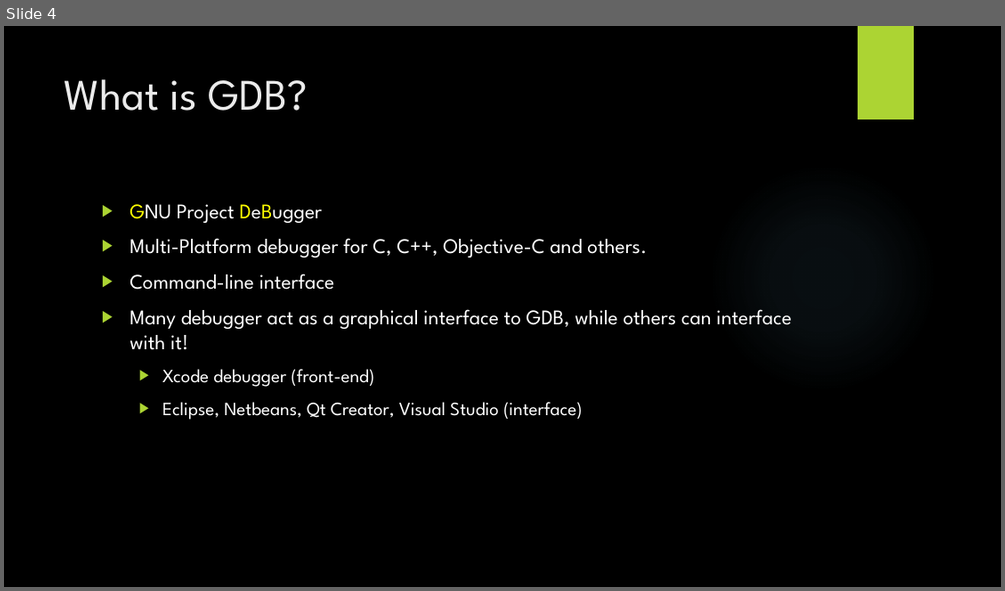
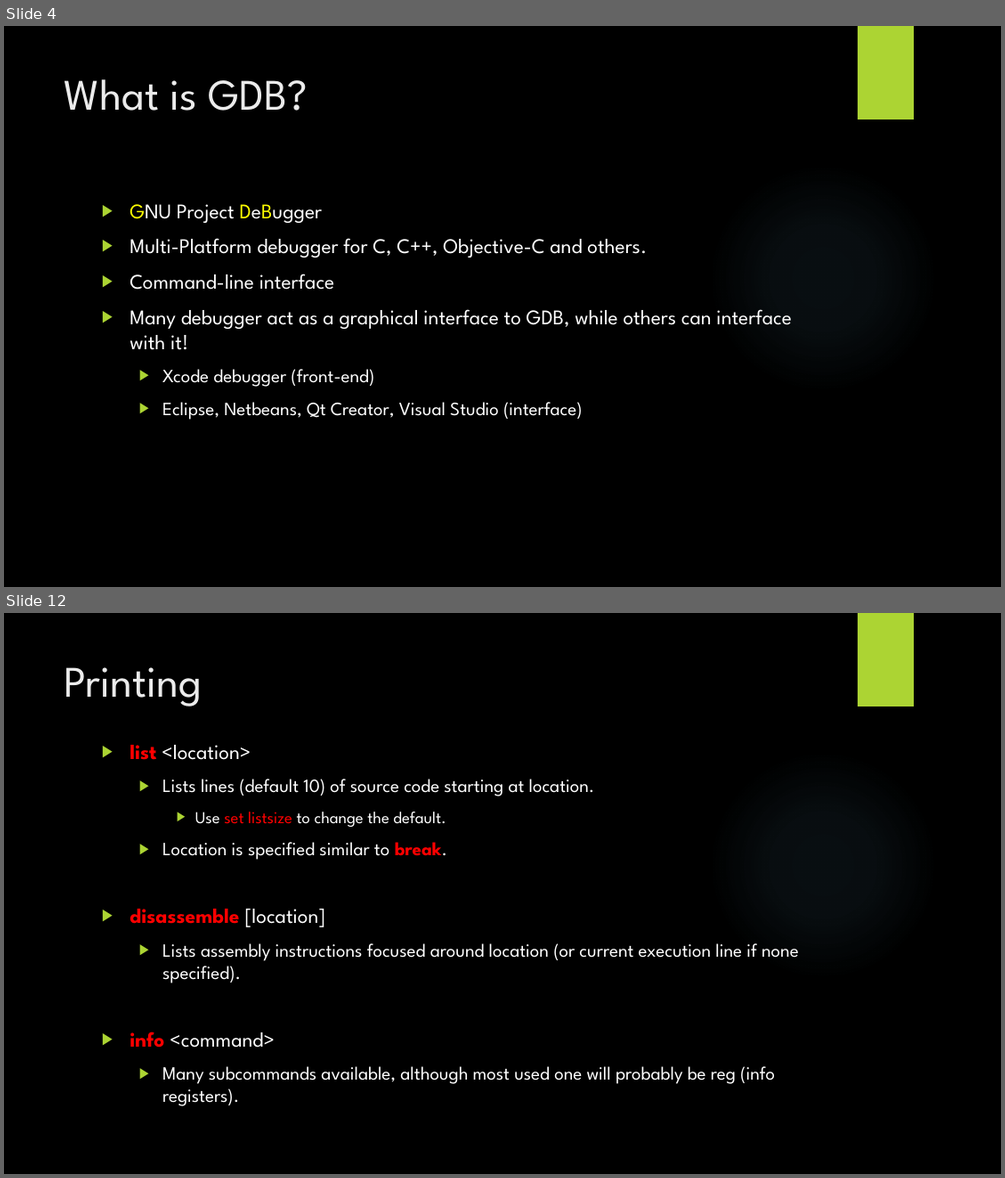
Before and after one commit to mbaccia514/LUG, a slide deck: GDB and Git.pptx. Shown one above the other, each under a label of ours: slide 4 before the commit, slides 4 and 12 after it; the slides between them are not shown. The pictures are 1005x591 and 1005x1178 pixels, drawn with LibreOffice and Linux fonts; fonts in the diff are those of the drawing; background and template pictures are left out. Boxes give left, top, right and bottom in pixels: in the first picture for what was removed or moved away, otherwise in the second. Text is boxed around its words. In the diff, an @@ line names an element or a change of style, - is before the commit and + after.

```diff
--- a/GDB and Git.pptx
+++ b/GDB and Git.pptx
@@ slide 12 added at bbox=[4, 613, 1001, 1174], background picture (left out); not listed: 2 template elements that a slide beside it also shows @@
@@ title added at bbox=[65, 667, 202, 706], 42 pt, text #EBEBEB @@
+Printing
@@ text added at bbox=[129, 745, 799, 1106], 18 pt, text #FFFFFF @@
+▶ list <location>
+  ▶ Lists lines (default 10) of source code starting at location.
+    ▶ Use set listsize to change the default.
+  ▶ Location is specified similar to break.
+▶ disassemble [location]
+  ▶ Lists assembly instructions focused around location (or current execution line if none specified).
+▶ info <command>
+  ▶ Many subcommands available, although most used one will probably be reg (info registers).
```
Also in this commit, not shown: 1 slide changed, 7 other slides added, 4 other files.
